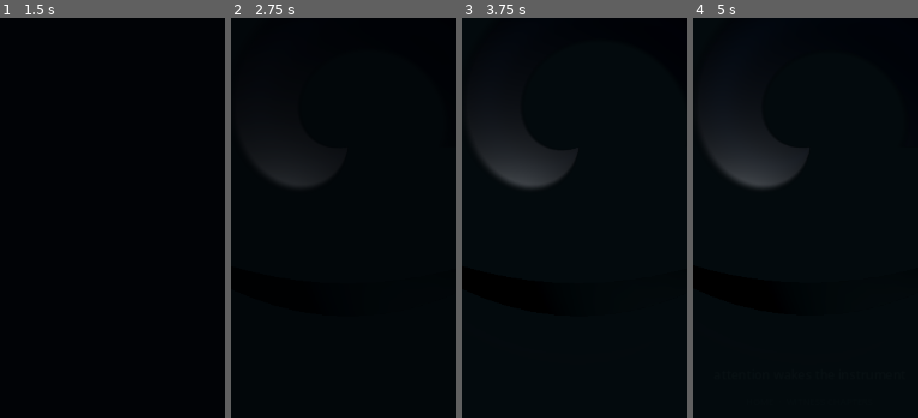
Above: before the commit, frames 1-4 (left to right).
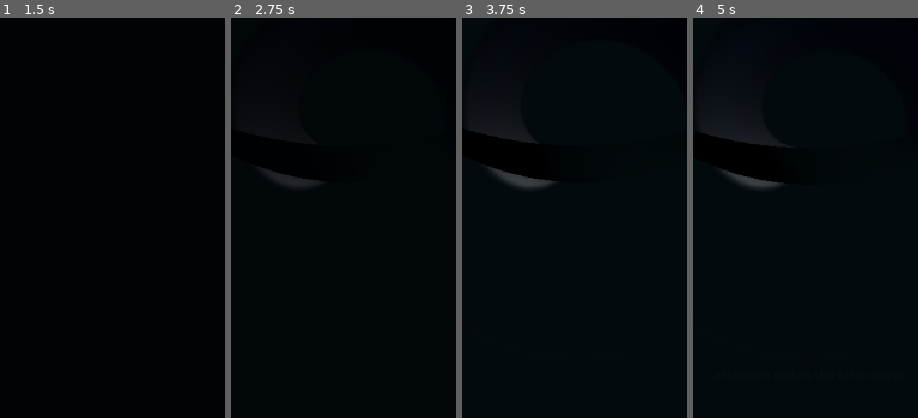
Above: after the commit, the same moments.

Repository: ITTYBITTYBITES/2SW-REIMAGINED
Game: Godot game, scene res://scenes/Application.tscn
Two runs of this game, one before a commit and one after it. Both use one fixed random seed, a clock stepped at 60 frames per second and the inputs below.
Inputs (mouse positions are % of the whole screen's width and height, from its top left):
- Up to frame 1 (1.5 s): tap Enter at 0.5 s; click (50, 50) at 0.67 s; tap Space at 1.25 s; click (50, 50) at 1.42 s
- Up to frame 2 (2.75 s): tap Enter at 2 s; move the mouse to (60, 28) at 2.02 s; click (60, 28) at 2.17 s
- Up to frame 3 (3.75 s): tap Space at 2.75 s; move the mouse to (45, 70) at 2.77 s; click (45, 70) at 2.92 s; tap Enter at 3.5 s; move the mouse to (80, 65) at 3.52 s; click (80, 65) at 3.67 s
- Up to frame 4 (5 s): tap Space at 4.25 s; move the mouse to (20, 35) at 4.27 s; click (20, 35) at 4.42 s
The pictures show only the part of the screen within x 24-74%, y 34-84%; the shares and areas given below are measured in that part.

Frame 1 is identical in both runs. In frame 2, 1.2% of the frame differs, in the area x 10-43%, y 34-41%; in frame 3, 3.3%; in frame 4, 3.4%, in the area x 3-50%, y 28-42%.

Commit message:
Fix: almond lids actually applied + preload experience to eliminate zoom hitch
Two issues found by post-merge verification:

1. ALMOND EYE CODE DIDN'T SHIP — my previous python edit silently failed to
   match the old string, so _drive_eyelids was still the original logic.
   The 'almond' only existed in comments, not code. Now actually applied:
   - Upper lid at rest covers ~43% of iris top (was ~15%)
   - Lower lid at rest covers ~12% of iris bottom (was ~6%)
   - Lid positions: upper lerpf(0.15, 1.15, cov), lower lerpf(-0.05, -1.15, cov)
   This creates the wider-than-tall almond aperture the directive requires.

2. SYNCHRONOUS LOADING HITCH (caught by review) — load_and_play did file I/O +
   JSON parse + 18-mesh assembly synchronously at the 65% zoom threshold,
   guaranteeing a frame hitch mid-cinematic. Fixed by preloading:
   - The JSON definition is parsed when the zoom BEGINS (before camera moves)
   - At the 65% threshold, load_and_play_from_dict() uses the pre-parsed dict
     (skips file I/O entirely; only the mesh assembly remains synchronous)
   - Preloaded def is cleared after use

Verified: almond code confirmed on disk (3 matches). Preload confirmed (6 refs).
Clean compile. All tests green.

Diff:
--- a/the_iris/scripts/Application.gd
+++ b/the_iris/scripts/Application.gd
@@ -22,6 +22,7 @@
 var startup: StartupFlow
 var iris_portal: IrisPortalTransition
 var diorama_player: DioramaPlayer
+var _preloaded_experience_def: Dictionary = {}
 
 func _ready() -> void:
 	set_anchors_and_offsets_preset(Control.PRESET_FULL_RECT)
@@ -130,13 +131,26 @@
 	# V4.0: Glass chime on touch
 	if iris.soundscape:
 		iris.soundscape.play_glass_chime()
+	# V4.0: Preload the experience definition NOW (before the zoom) so the
+	# threshold callback doesn't do synchronous file I/O mid-animation.
+	if _preloaded_experience_def.is_empty():
+		var raw := FileAccess.get_file_as_string(EXPERIENCE_ONE_DEFINITION_PATH)
+		var parsed = JSON.parse_string(raw)
+		if parsed is Dictionary:
+			_preloaded_experience_def = parsed
 	# V4.0: Camera zoom through the pupil (replaces the old 2D portal overlay)
 	iris.living_iris.begin_portal_zoom()
 
 ## Called when the 3D camera crosses the pupil threshold during the zoom.
 ## This is where we actually load the Missing Second experience.
 func _on_portal_zoom_threshold() -> void:
-	diorama_player.load_and_play(EXPERIENCE_ONE_DEFINITION_PATH)
+	# Use the preloaded definition if available (avoids synchronous file I/O
+	# during the camera move). Falls back to load_and_play if not preloaded.
+	if not _preloaded_experience_def.is_empty():
+		diorama_player.load_and_play_from_dict(_preloaded_experience_def)
+		_preloaded_experience_def = {}
+	else:
+		diorama_player.load_and_play(EXPERIENCE_ONE_DEFINITION_PATH)
 
 ## Called when the camera zoom animation finishes. The experience is now visible.
 func _on_portal_zoom_done() -> void:
--- a/the_iris/scripts/iris3d/Iris3DHub.gd
+++ b/the_iris/scripts/iris3d/Iris3DHub.gd
@@ -417,17 +417,21 @@
 	return smoothstep(1.0, 0.5, _blink_phase)
 
 func _drive_eyelids(blink_amount: float, focus: float) -> void:
-	# blink_amount 0..1. Upper lid covers more than lower.
-	var upper_cov := resting_upper_coverage + blink_amount * (0.55 - resting_upper_coverage)
-	var lower_cov := resting_lower_coverage + blink_amount * (0.55 - resting_lower_coverage)
-	# Position eyelids: slide them inward to occlude the iris.
-	_upper_lid.position.y = lerpf(-0.3, 1.0, upper_cov)
-	_lower_lid.position.y = lerpf(0.3, -1.0, lower_cov)
-	# Squint: focus narrows the aperture
-	var squint := 1.0 - focus * 0.15
+	# ALMOND APERTURE: the lids permanently frame the circular iris into a
+	# wider-than-tall almond shape. At rest (blink=0), the upper lid covers the
+	# top ~30% and the lower lid covers the bottom ~12% of the iris.
+	var upper_rest_cov := 0.28 + resting_upper_coverage  # ~0.43 total
+	var lower_rest_cov := 0.06 + resting_lower_coverage  # ~0.12 total
+	var upper_cov := clampf(upper_rest_cov + blink_amount * 0.50, 0.0, 0.95)
+	var lower_cov := clampf(lower_rest_cov + blink_amount * 0.55, 0.0, 0.95)
+	# Slide lids to occlude the iris top/bottom. The lid mesh arcs over the
+	# iris; positioning it higher (upper) or lower (lower) increases coverage.
+	_upper_lid.position.y = lerpf(0.15, 1.15, upper_cov)
+	_lower_lid.position.y = lerpf(-0.05, -1.15, lower_cov)
+	# Squint on focus — narrows the almond vertically
+	var squint := 1.0 - focus * 0.10
 	_upper_lid.position.y *= squint
 	_lower_lid.position.y *= squint
-
 	# Lid margin color brightens with focus
 	var margin := lid_margin_color.lerp(glow_color, focus * 0.3)
 	_upper_lid_mat.albedo_color = lid_color.lerp(margin, 0.15)
